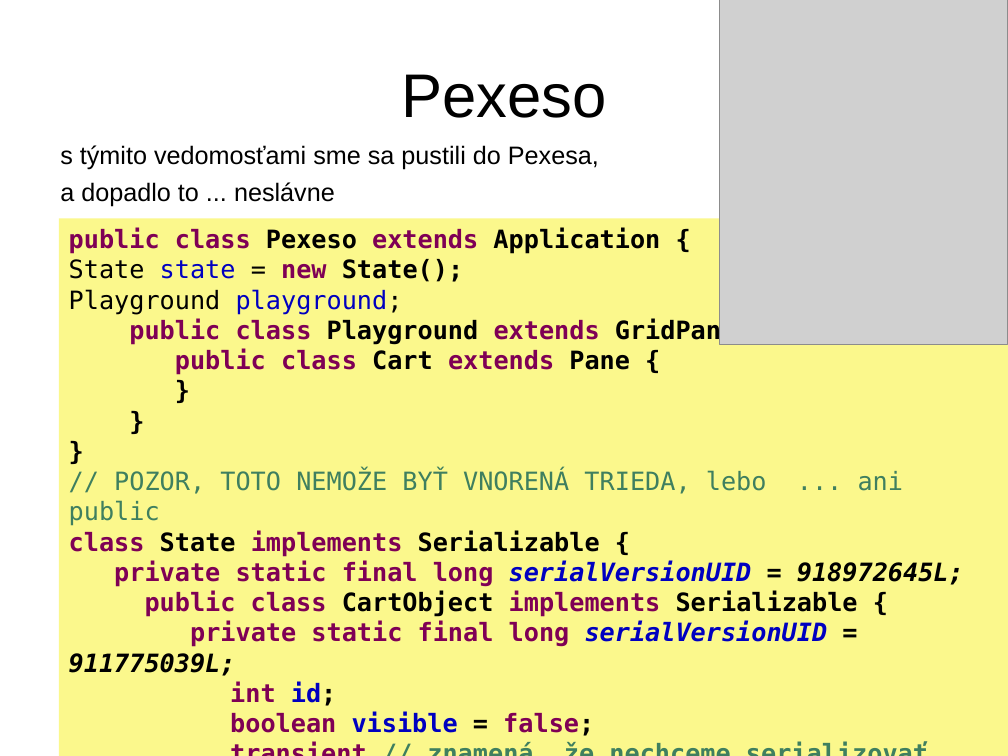
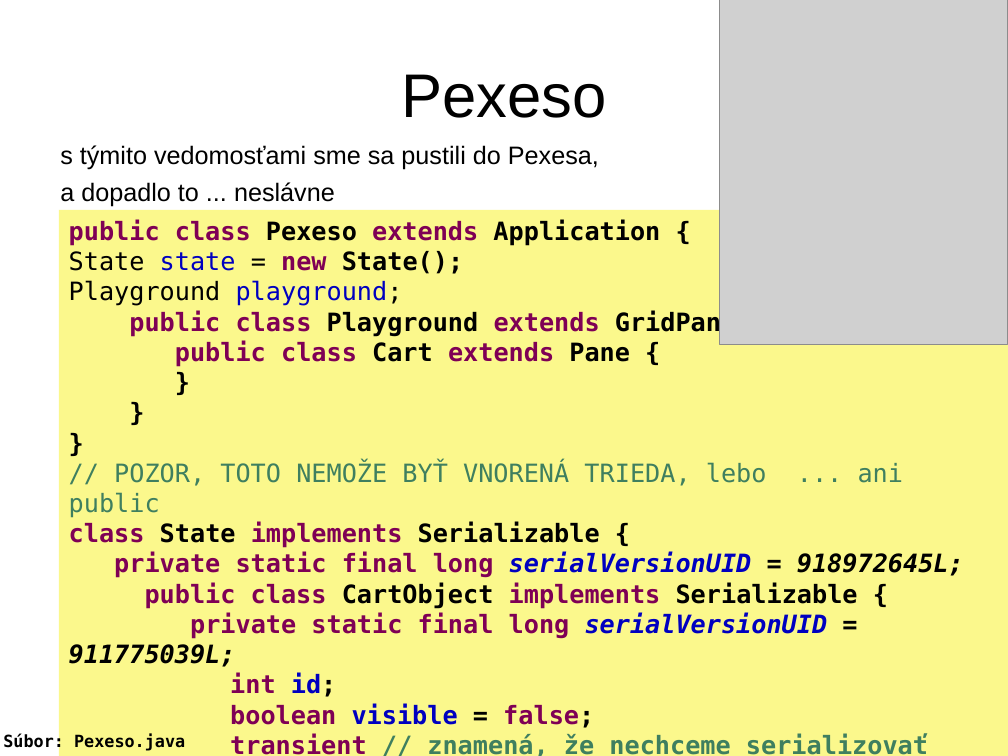
Before and after one commit to Programovanie4/Prednasky, a slide deck: slide 9 of 11/11_java.ppt. Drawn at 1008x756 pixels with LibreOffice and Linux fonts; fonts in the diff are those of the drawing; grey boxes stand for pictures. Boxes give left, top, right and bottom in pixels: in the first picture for what was removed or moved away, otherwise in the second. Text is boxed around its words. In the diff, an @@ line names an element or a change of style, - is before the commit and + after.

```diff
--- a/11/11_java.ppt
+++ b/11/11_java.ppt
@@ rectangle "public class Pexeso extends Application ...": place and size @@
-rectangle "public class Pexeso extends Application ..." at (58, 219, 1008, 756)
+rectangle "public class Pexeso extends Application ..." at (58, 210, 1008, 756)
@@ text added at (3, 734, 185, 752), 12 pt, text #000000, bold @@
+Súbor: Pexeso.java
```
Also in this commit, not shown: 1 other slide changed, 6 other files.
